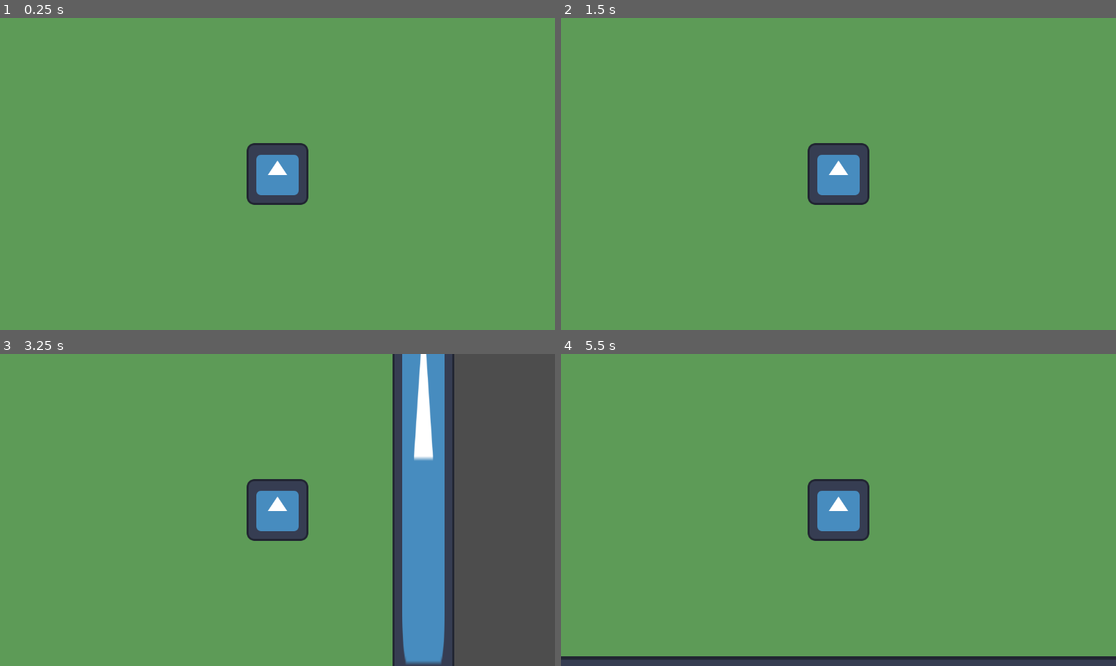
Above: before the commit, frames 1-4 (two rows, left to right).
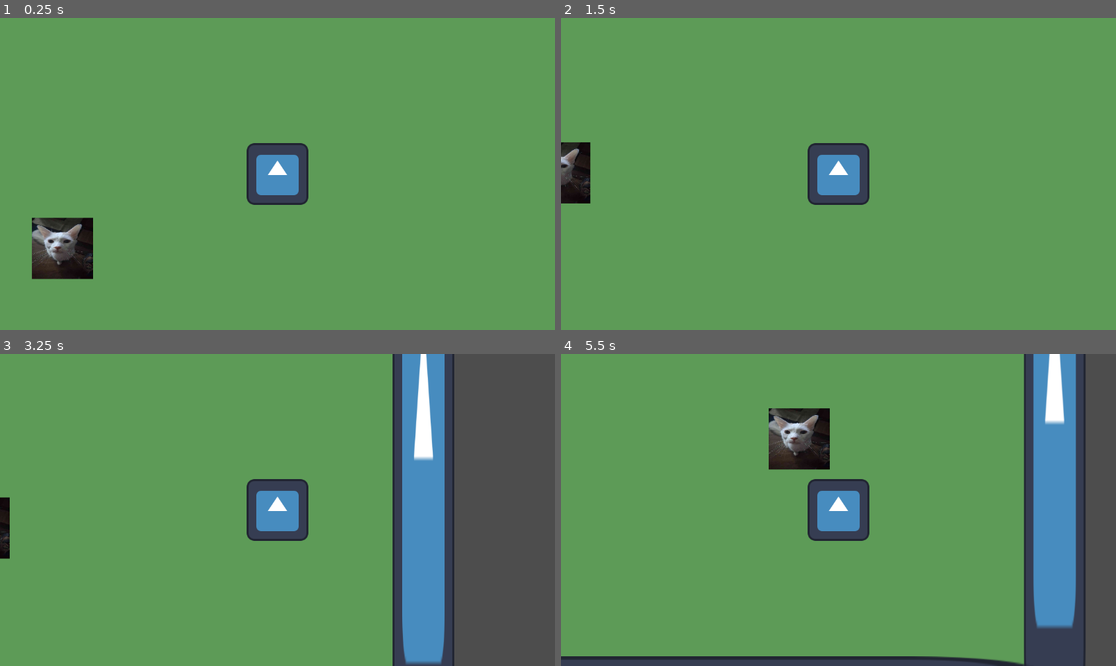
Above: after the commit, the same moments.

Repository: CupChad/SurvivorLike
Game: Godot game, scene res://Assets/main.tscn
The game is run twice, just before and just after one commit, with the same random seed, the same clock (stepped at 60 frames per second) and the same inputs. The engine's default icon, where the game draws it, is replaced by a stand-in: a white triangle on a blue panel in a dark square.
Inputs:
- Up to frame 1 (0.25 s): no input
- Up to frame 2 (1.5 s): hold D (move_right) 0.53-1.28 s; hold S (move_down) from 1.28 s (still down)
- Up to frame 3 (3.25 s): release S (move_down) at 2.03 s; hold D (move_right) 2.03-2.78 s; hold W (move_up) from 2.78 s (still down)
- Up to frame 4 (5.5 s): release W (move_up) at 3.53 s; hold A (move_left) 3.53-5.03 s; hold S (move_down) from 5.03 s (still down)

The runs differ from the first frame. In frame 1, 2.2% of the frame differs, in the area x 5-17%, y 63-84%; in frame 2, 1.1%; in frame 3, 0.3%; in frame 4, 19%, in the area x 37-100%, y 0-100%.

Commit message:
Made basic enemy

Diff:
--- a/Assets/enemy_1.tscn
+++ b/Assets/enemy_1.tscn
@@ -1,3 +1,20 @@
-[gd_scene format=3 uid="uid://bceemsywu52j"]
+[gd_scene load_steps=4 format=3 uid="uid://bceemsywu52j"]
+
+[ext_resource type="Texture2D" uid="uid://bre0aqj0xames" path="res://Image Assets/pops.jpg" id="1_evv8d"]
+[ext_resource type="Script" path="res://Scripts/enemyMovement.gd" id="1_qbo5s"]
+
+[sub_resource type="RectangleShape2D" id="RectangleShape2D_wjb4a"]
+size = Vector2(128, 128)
 
 [node name="Enemy1" type="CharacterBody2D"]
+script = ExtResource("1_qbo5s")
+metadata/_edit_vertical_guides_ = [-64.0, 64.0]
+metadata/_edit_horizontal_guides_ = [-66.0, -64.0, 64.0]
+
+[node name="Pops" type="Sprite2D" parent="."]
+position = Vector2(-0.5, 0.5)
+scale = Vector2(0.117593, 0.0881945)
+texture = ExtResource("1_evv8d")
+
+[node name="CollisionShape2D" type="CollisionShape2D" parent="."]
+shape = SubResource("RectangleShape2D_wjb4a")
--- a/Assets/main.tscn
+++ b/Assets/main.tscn
@@ -1,7 +1,8 @@
-[gd_scene load_steps=3 format=3 uid="uid://d2ixxagmg7tvm"]
+[gd_scene load_steps=4 format=3 uid="uid://d2ixxagmg7tvm"]
 
 [ext_resource type="PackedScene" uid="uid://h6cd11x5fhga" path="res://Assets/object_(rename).tscn" id="1_gthij"]
 [ext_resource type="PackedScene" uid="uid://c2evov8d782ml" path="res://Assets/player.tscn" id="2_6a851"]
+[ext_resource type="PackedScene" uid="uid://bceemsywu52j" path="res://Assets/enemy_1.tscn" id="3_ullgt"]
 
 [node name="main" type="Node2D"]
 
@@ -30,7 +31,11 @@
 position = Vector2(-19.9999, 636)
 scale = Vector2(16.08, 1.66834)
 
+[node name="enemies" type="Node2D" parent="."]
+
+[node name="Enemy1" parent="enemies" instance=ExtResource("3_ullgt")]
+position = Vector2(-493, 170)
+
 [node name="character" type="Node2D" parent="."]
 
-[node name="Player" parent="character" instance=ExtResource("2_6a851")]
-speed = 500.0
+[node name="Player" parent="character" groups=["player"] instance=ExtResource("2_6a851")]
--- a/Assets/player.tscn
+++ b/Assets/player.tscn
@@ -8,7 +8,8 @@
 
 [node name="Player" type="CharacterBody2D"]
 script = ExtResource("1_1tjrg")
-speed = null
+metadata/_edit_vertical_guides_ = [64.0]
+metadata/_edit_horizontal_guides_ = [-64.0]
 
 [node name="Sprite2D" type="Sprite2D" parent="."]
 texture = ExtResource("2_va6l1")
--- a/Scripts/character_body_movement.gd
+++ b/Scripts/character_body_movement.gd
@@ -2,7 +2,7 @@
 
 # @export is what makes this variable visible in the editor.
 # --CANNOT-- be put into a function.
-@export var speed: float = 200.0
+@export var speed: float = 500.0
 
 func _physics_process(_delta: float) -> void:
 	var direction = Input.get_vector("move_left", "move_right", "move_up", "move_down")
--- /dev/null
+++ b/Scripts/enemyMovement.gd
@@ -0,0 +1,13 @@
+extends CharacterBody2D
+
+
+@export var speed: float = 200.0
+
+func _process(delta: float) -> void:
+	# Gets player position.
+	var player = get_tree().get_first_node_in_group("player")
+	if not player:
+		return
+	var destination = player.position
+	# Moves enemy toward player.
+	position = position.move_toward(destination, speed * delta)
Binary file added: Image Assets/are-you-sure-are.gif
Binary file added: Image Assets/f97252814841cb490520880ef680484f.jpg
Not shown, added: Image Assets/f97252814841cb490520880ef680484f.jpg.import
Binary file added: Image Assets/pops.jpg
Not shown, added: Image Assets/pops.jpg.import
